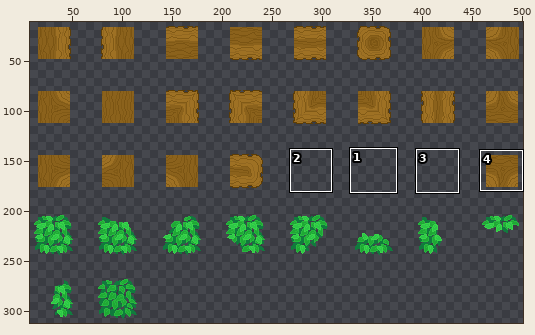
Pixel-art file: assets/sprites/environment/tree-tiles.aseprite. Above, an overview of the earlier version with the close-up marked.
Close-up. Old version:
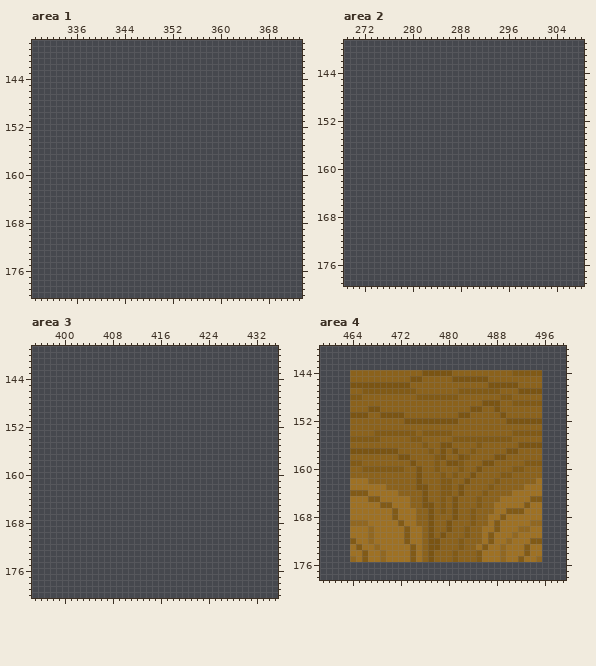
512x512 pixels, 1 frame. Shown: area 1: x 329..373, y 138..180; area 2: x 269..308, y 139..179; area 3: x 395..435, y 139..180; area 4: x 459..499, y 140..178. The wide view leaves out empty margins. The commit also changed other parts of the picture, which this record leaves out.
After the commit:
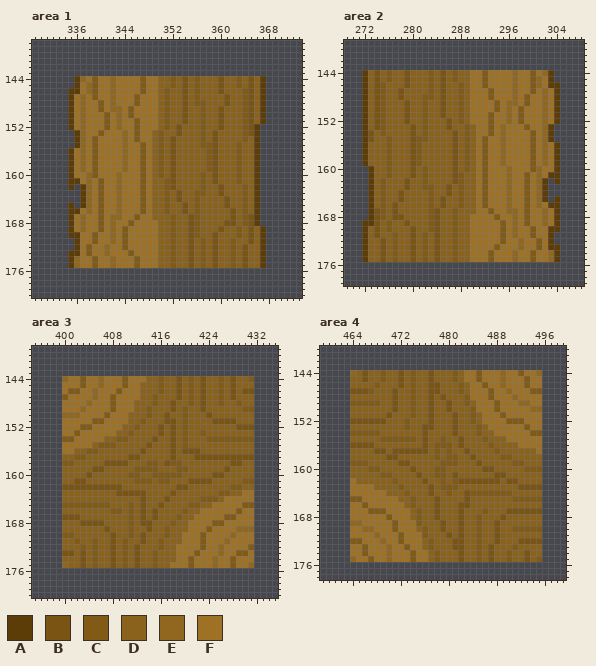
Palette (. is transparent): A #5c3d07  B #7a5413  C #815a16  D #8b621c  E #916720  F #9e7124
Changes in this commit:
Changed rows in their new state; - is an unchanged pixel.
Area 1, layer "Layer 1":
first column x 335:
144 -AEFCFFEFFFFCFFDDCDBDCDDDBDDCDBDA
145 -AFECFFEFFFFCFFDDCDBDCDDDBDDCDBDA
146 AAFECFFEFFFFCFFDCDDBDCDDDBDDDCBDA
147 AFEFCFFEFFFCFFFDCDDBDCDDDDBDDCBDA
148 AFEFFCFEFFFCFFFDCDDBDCCDDDBDDCBDA
149 AFEFFCFEEFCFFFFDCDDBDDCDDBDDDCBDA
150 AFEFFFCFEFCFFFFDCDDBDDCDDBDDDCBDA
151 AFEFFFCFEFFCFFFDCDDBDDCDDBDDDCBDA
152 AFEFFFCFEFFCFFFDCDBDDDCDDBDDDCBA-
153 -AEFFCFFFEFCFFDCDDBDDDCDBDDDDCBA-
154 -AEFCFFFFEFCFFDCDBDDDDCDBDDDDCDA-
155 -AEFCFFFFEFFCFDCDBDDDDCCBDDDCDDA-
156 AFEFCFFFFEFFCFDCDBDDDDDCBDDDCDDA-
157 AFEFCFFFFEFFCFDCDBDDDDDCBDDDCDDA-
158 AFEFCFFFFEFFCFDCDBDDDDDCBDDDCDDA-
159 AFEFCFFFFEFFCFDCDBDDDDDCBDDDCDDA-
160 AFFECFFFEFFFCFDCDBDDDDCDBDDDCDDA-
161 AAFEFCFFEFFFCFDDCBDDDDCDBDDDCDDA-
162 A-AEFCFFEFFFCFDDCBDDDDCDDBDDDCDA-
163 --AEFCFFEFFFCFDDCDBDDCCDDBDDDCDA-
164 --AEFCFFEFFFCFDDCDBDDCDDDDBDDCDA-
165 A-AEFCFFEFFFCFDDCDDBDCDDDDBDDCDA-
166 AAFEFCFFEFFFCFDDCDDBDCDDDDDBDCDA-
167 AFEFFCFEEFFCFFDDDCDDBCDDDDDBDCBA-
168 AFEFFCFEFFCFFFFDDCDDBCDDDDBBDCBA-
169 AFEFFCFEFCFFFFFDDCDDBCDDDBDDCDBDA
170 AAFFCFFEFCFFFFFDDCDDBCDDBDDDCDBDA
171 -AFFCFFEFCFFFFFDDCDDBDCDBDDCDDBDA
172 -AFCFFEFFCFFFFFDDCDDBDCDBDDCDBDDA
173 AAFCFFEFFFCFFFFDDCDDBDCDBDDCDBDDA
174 AEFFCFFEFFFCFFFDDCDDBDCDBDDCDBDDA
175 AEFFCFFEFFFCFFFDDCDDBDCDBDDCDBDDA
Area 2, layer "Layer 1":
first column x 272:
144 ADBDCDDBDDDCDBDCDDFFCFFFFEFFCFEA-
145 ADBDCDDBDDDCDBDCDDFFCFFFFEFFCEFA-
146 ADBCDDDBDDDCDBDDCDFFCFFFFEFFCEFAA
147 ADBCDDBDDDDCDBDDCDFFFCFFFEFFCFEFA
148 ADBCDDBDDDCCDBDDCDFFFCFFFEFCFFEFA
149 ADBCDDDBDDCDDBDDCDFFFFCFEEFCFFEFA
150 ADBCDDDBDDCDDBDDCDFFFFCFEFCFFFEFA
151 ADBCDDDBDDCDDBDDCDFFFCFFEFCFFFEFA
152 ADBCDDDBDDCDDDBDCDFFFCFFEFCFFFEFA
153 ADBCDDDDBDCDDDBDDCDFFCFEFFFCFFEA-
154 ABDCDDDDBDCDDDDBDCDFFCFEFFFFCFEA-
155 ABDDCDDDBCCDDDDBDCDFCFFEFFFFCFEA-
156 ADDDCDDDBCDDDDDBDCDFCFFEFFFFCFEFA
157 ADDDCDDDBCDDDDDBDCDFCFFEFFFFCFEFA
158 ADDDCDDDBCDDDDDBDCDFCFFEFFFFCFEFA
159 ADDDCDDDBCDDDDDBDCDFCFFEFFFFCFEFA
160 -ADDCDDDBDCDDDDBDCDFCFFFEFFFCEFFA
161 -ADDCDDDBDCDDDDBCDDFCFFFEFFCFEFAA
162 -ADCDDDBDDCDDDDBCDDFCFFFEFFCFEA-A
163 -ADCDDDBDDCCDDBDCDDFCFFFEFFCFEA--
164 -ADCDDBDDDDCDDBDCDDFCFFFEFFCFEA--
165 -ADCDDBDDDDCDBDDCDDFCFFFEFFCFEA-A
166 -ADCDBDDDDDCDBDDCDDFCFFFEFFCFEFAA
167 -ABCDBDDDDDCBDDCDDDFFCFFEEFCFFEFA
168 -ABCDBBDDDDCBDDCDDFFFFCFFEFCFFEFA
169 AABDCDDBDDDCBDDCDDFFFFFCFEFCFFEFA
170 ADBDCDDDBDDCBDDCDDFFFFFCFEFFCFFAA
171 ADBDDCDDBDCDBDDCDDFFFFFCFEFFCFFA-
172 ADDBDCDDBDCDBDDCDDFFFFFCFFEFFCFA-
173 ADDBDCDDBDCDBDDCDDFFFFCFFFEFFCFAA
174 ADDBDCDDBDCDBDDCDDFFFCFFFEFFCFFEA
175 ADDBDCDDBDCDBDDCDDFFFCFFFEFFCFFEA
Area 3, layer "Layer 1":
first column x 400:
144 EFFCFFEFFFCFFFDDCDDBDCDBDDCDBDDC
145 FFFCFFEFFFCFFDDDCDDBDCDBDDCDBDDD
146 FCCFFEFFFCFFFDDDCDDBDCDBDDCDBDBB
147 CFFFFEFFCFFFFDDCDDDBDCDBDDCDBDDD
148 FFFFEFFFCFFFDDDCDDBDDCDBDDCDDCDD
149 FFFEFFFFCFFFDDCDDDBDCDDBDDDDDDCC
150 EEEFFFFCFFFDDDCDDBDDCDDDBDDDDDDD
151 FFFFFCCFFFFDDCDDDBBDCDDDDBBBBDDD
152 FFFCCFFFFFDDCDDDBDBDCDDDDDDDDBBB
153 FFCFFFFFFDDCDDDDBDBDCDDCDDDDDDDD
154 CCFFFFFDDCCDDDDBDDBDCDDDCCCCCCCC
155 FFFFFDCCCDDDDDBDDDBDCDDDDDDDDDDD
156 FFDDCCDDDDDDDBDDDDBDBBBDDDDDDDDD
157 DDCCDDDDDDDBBDDDDDBDDDBBBBBBBBBB
158 CCDDDDDBBBBDDDCCDBCCDDDDDDDDBBDD
159 DDDDDBBDDDDDCCCCDDDCCDDDDDDBDDDD
160 DDDDBDDDDDDCCDDCCCCCDDDDDBBDDDDD
161 DDBBDDDDDDDDCCCDCCDDDBBBBDDDDDCC
162 BBBBBBBBBBDDDDDDDDDBBDDDDDDDCCDD
163 DDDDDDDDDBBBBBDDDDBDDDDDDDCCDDFF
164 DDDDDDDDDDDDDBDDDBDDDDDCCCDFFFFF
165 CCCCCCCCDDDCDBDDBDDDDCCDDFFFFFCC
166 DDDDDDDDCCDCDBDBDDDDCDDFFFFFFCFF
167 BBBDDDDDDDDCDBDBDDDCDDFFFFFCCFFF
168 DDDBBBBDDDDCDBBDDDCDDFFFFCCFFFFF
169 DDDDDDDBDDDCDDBDDCDDDFFFCFFFFEEE
170 CCDDDDDDBDDCDBDDDCDDFFFCFFFFEFFF
171 DDCDDCDDBDCDDBDDCDDDFFFCFFFEFFFF
172 DDDCDCDDBDCDBDDDCDDFFFFCFFEFFFFC
173 BBDBDCDDBDCDBDDCDDDFFFCFFFEFFCCF
174 DDDBDCDDBDCDBDDCDDDFFCFFFEFFCFFF
175 EDDBDCDDBDCDBDDCDDFFFCFFFEFFCFFE
Area 4, layer "Layer 1":
first column x 464:
144 E-B--C--B-C-D-DDDC-FFCFFFEFF-FFE
145 --B--C--B-CD-B---CDFFCFFFEFFFCFF
146 DDDDCDDD-DC--BB---C-FFCFFEFFFCFF
147 BBB-DDDBDD---BB----DFFF-FFEFFFCC
148 DD-----B--CDDBDBDD-CFFFCFFFEFFFF
149 CCCCC--B--C--B--B--C-FFFCFFFEEFF
150 ---DD--B--C--B--B---CFFFCFFFFFEE
151 DDD--D-DD-C--B---BDDC-FFFCFFFFFF
152 BBBBBB---CDDD-DDD---C-FFFFCCCFFF
153 ---------C--BB---B---C-FFFFFFCFF
154 CCCC-DDDDDD-BDDDDB---C--FFFFFF--
155 DDDDDCCCCC-DB--C-DBDDD-DDDFFFFFF
156 BBBB--------B-CCC-B--D-C----FFFF
157 DDDD--D-BBBBBDCDCD-BD---C-DD---F
158 ------BBDD-----DCCDDB---DCC-----
159 --C-----BBD---DCCCD--BDD---CCDDD
160 --D--DDDD-BD---C--D--DBB---DDCCC
161 -----CC-------C--B--D---BBD-----
162 -DD----C---DB---DCB-BBBBB-BB---D
163 ----DD--C--DDB---CD----D----BBBB
164 FFF---DD-C--DB-D--DBCC-CCCCDDDDD
165 CC-FF---DDC-D-BD-D-B-D---DDCCC--
166 --C--FF--DC-DDBD-DBB-D--DDDDDDDD
167 ---CCC-F--DC-DBD-DB-D-C-DDBBBBBB
168 ------CF--DC-DB--DB-DC-DDBDDDDDD
169 --F----CF--C-D-BD-B-DC-DBDDDDDDD
170 --E----C-F-DCD-BD-BD-CDDBDDCCCCC
171 ---FE---CF--CD-DB-BD-CDDBDDDDDDD
172 -C-F-E--CF---CD--BB--CDDBDDDBBBB
173 -FC-F-E--CF--CD--BB--CDBDDDCDDDD
174 -----FE-----FDC--DB---DBDDCDDBDD
175 --FC-FE-----FDC--DB---DBDDCDDBDC
Boxes around the changes in both close-ups, in picture pixels (x1, y1, x2, y2):
added: (68, 76, 266, 268)
added: (362, 70, 560, 262)
added: (62, 376, 254, 568)
changed: (350, 370, 542, 562)
